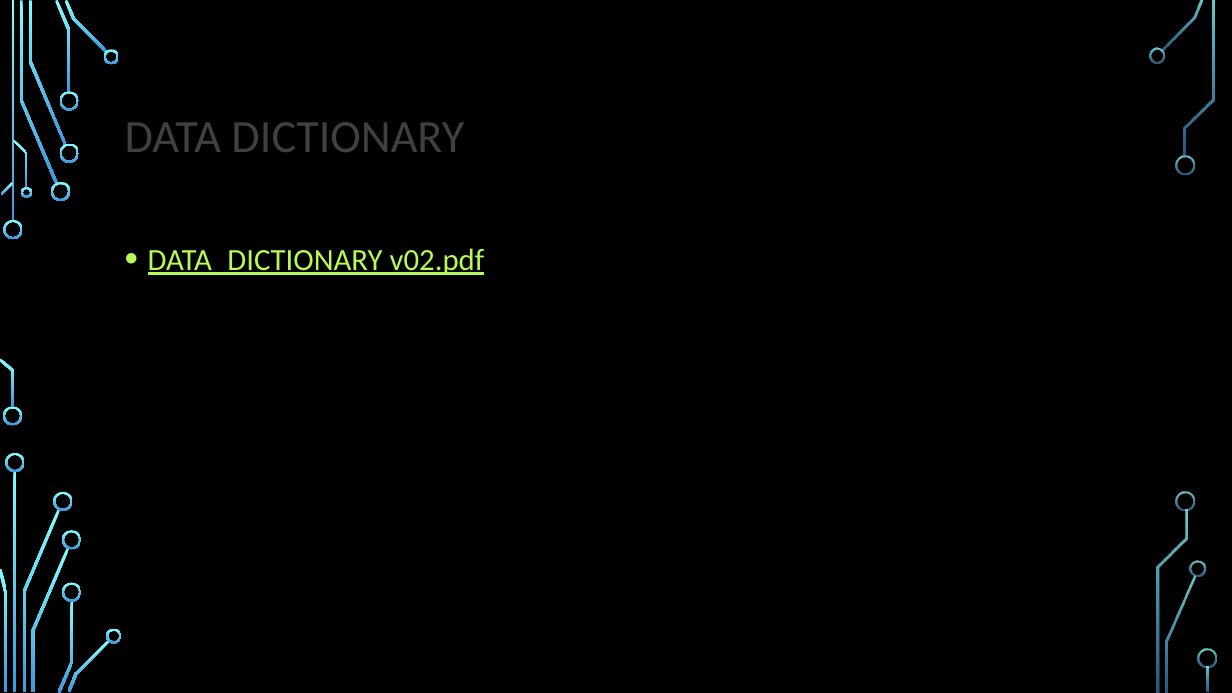
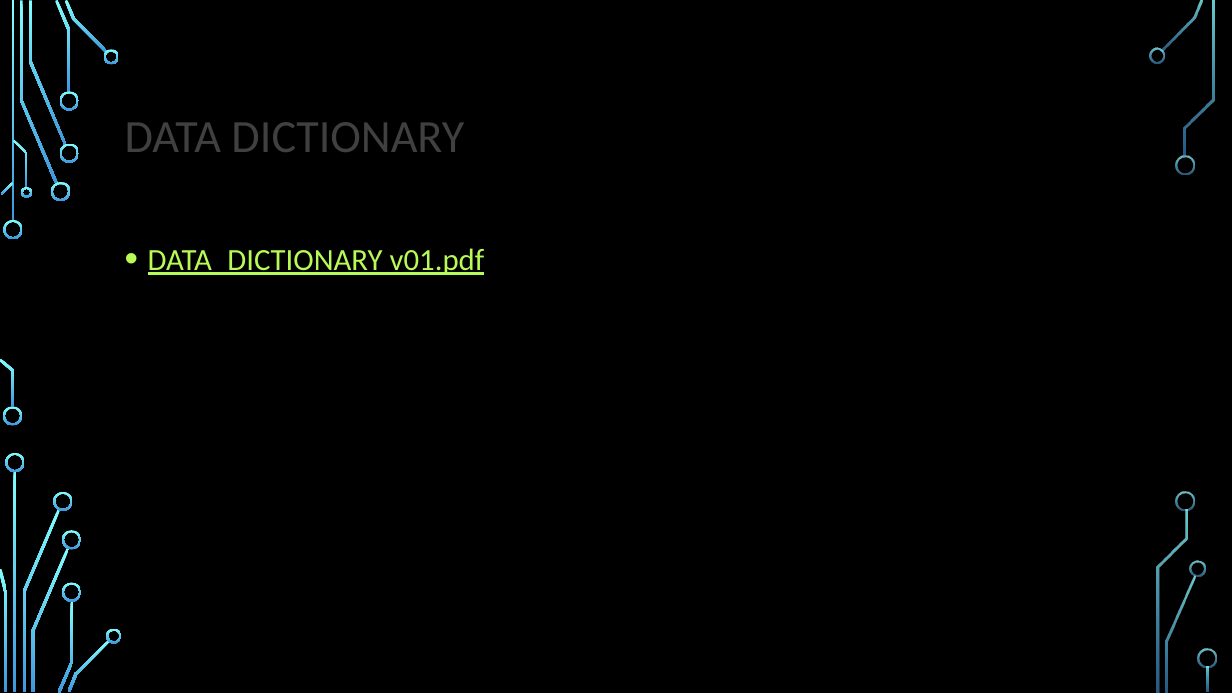
Before and after one commit to VIRTUALD3SIGN/VR, a slide deck: slide 11 of presentation_v02.pptx. Drawn at 1232x693 pixels with LibreOffice and Linux fonts; fonts in the diff are those of the drawing; background and template pictures are left out. Boxes give left, top, right and bottom in pixels: in the first picture for what was removed or moved away, otherwise in the second. Text is boxed around its words. In the diff, an @@ line names an element or a change of style, - is before the commit and + after.

```diff
--- a/presentation_v02.pptx
+++ b/presentation_v02.pptx
@@ text at box(148, 248, 485, 275): text changed @@
-• DATA_DICTIONARY v02.pdf
+• DATA_DICTIONARY v01.pdf
```
Also in this commit, not shown: 4 other slides changed.
